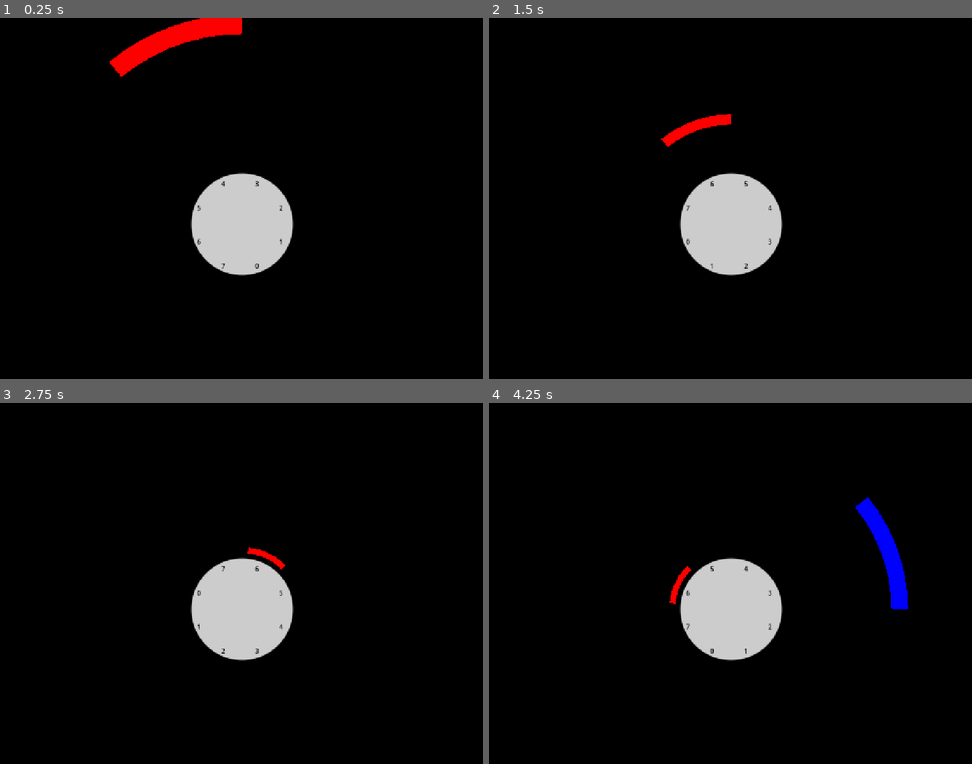
Above: before the commit, frames 1-4 (two rows, left to right).
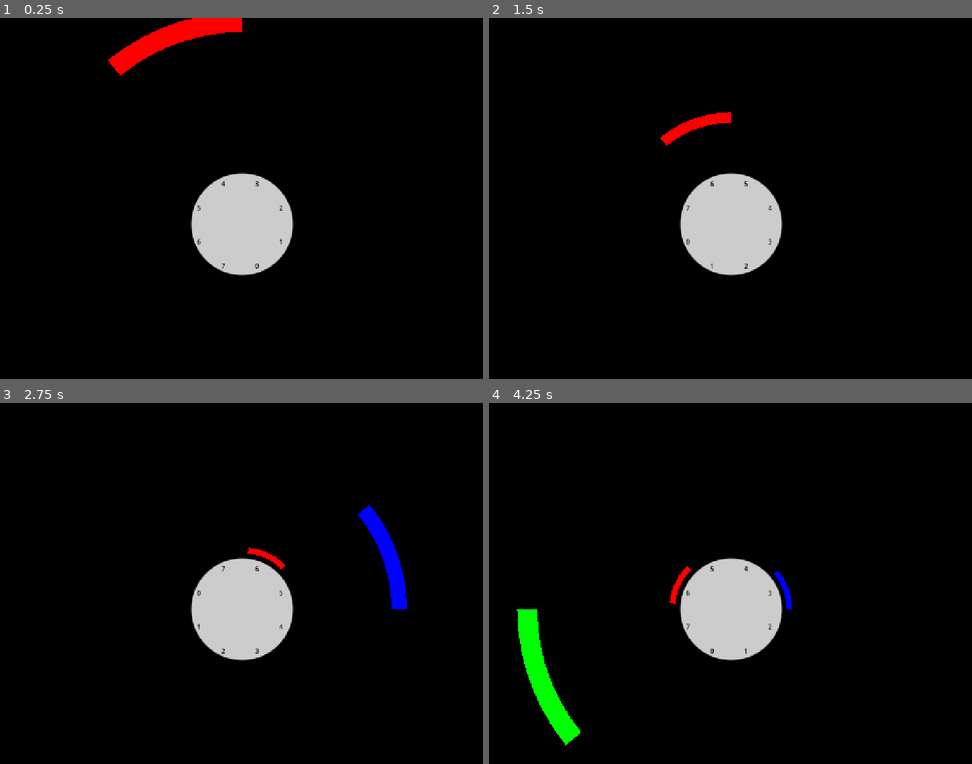
Above: after the commit, the same moments.

Repository: SceneTreeCoder/godot_pixelfrog
Game: Godot game, scene res://scenes/game.tscn
The game is run twice, just before and just after one commit, with the same random seed, the same clock (stepped at 60 frames per second) and the same inputs.
Inputs:
- Up to frame 1 (0.25 s): no input
- Up to frame 2 (1.5 s): hold Right (ui_right) 0.53-1.28 s; hold Down (ui_down) from 1.28 s (still down)
- Up to frame 3 (2.75 s): release Down (ui_down) at 2.03 s; hold Right (ui_right) from 2.03 s (still down)
- Up to frame 4 (4.25 s): release Right (ui_right) at 2.78 s; hold Up (ui_up) 2.78-3.53 s; hold Left (ui_left) from 3.53 s (still down)

The runs differ from the first frame. In frame 1, 0.3% of the frame differs, in the area x 22-51%, y 0-17%; in frame 2, 0.2%; in frame 3, 1.0%; in frame 4, 2.8%, in the area x 5-87%, y 26-95%.

Commit message:
free -> queue

Diff:
--- a/scripts/game.gd
+++ b/scripts/game.gd
@@ -10,37 +10,30 @@
 
 const SPAWN_DELAY:float = 3.5
 
-var landers: Array[Lander] = []
 var stationary_landers_container: Node2D
-var stationary_landers :Array[Lander] = []
+var moving_landers_container: Node2D
+
+var landers: Array[Lander]:
+	get:
+		return moving_landers_container.get_children().filter(func(v): return v is Lander)
+	set(v):
+		pass
+
+
+var stationary_landers :Array[Lander]:
+	get:
+		return stationary_landers_container.get_children().filter(func(v): return v is Lander)
+	set(v):
+		pass
 
 var _stacks_rotation :int = 0
-var _stacks : Dictionary[int, Array] = {}
 var timer:Timer = null
 var move_direction: int
 var running_out_tweens_count = 0
 var was_combo = false
 
 func clear_removed_landers():
-	var removed := true
-
-	while removed:
-		removed = false
-		var start_size :int = landers.size()
-		for i in range(0,start_size):
-			if landers[start_size - i - 1].was_removed:
-				landers.remove_at(start_size - i - 1)
-				removed = true
-				break
-
-	while removed:
-		removed = true
-		var start_size :int = stationary_landers.size()
-		for i in range(0,start_size):
-			if stationary_landers[start_size - i - 1].was_removed:
-				stationary_landers.remove_at(start_size - i - 1)
-				removed = true
-				break
+	pass
 
 func _move_finished():
 	GlobalState.is_tweening_planet = false
@@ -109,6 +102,10 @@
 	timer.start(0.125)
 	stationary_landers_container = Node2D.new()
 	add_child(stationary_landers_container)
+
+	moving_landers_container = Node2D.new()
+	add_child(moving_landers_container)
+
 	_spawn_lander()
 
 var total_move := 0
@@ -137,108 +134,101 @@
 func _on_landers_collide_area(lander:Lander):
 	if GlobalState.is_tweening_planet:
 		return
-	if lander and lander is Lander and lander.was_removed:
-		return
+	if lander.state != Lander.LanderState.FALLING:
+		return
+
+
+	lander.state = lander.LanderState.STATIONARY
+
 	if _add_to_stack(lander) == false:
 		return
-	lander.state = lander.LanderState.STATIONARY
-	stationary_landers.append(lander)
-	landers.erase(lander)
 	lander.call_deferred("reparent", stationary_landers_container)
+	_spawn_lander()
+
 
 func _add_to_stack(lander:Lander):
 
 	var idx:int = (_stacks_rotation + lander._rotation_idx + NPOINTS)%NPOINTS
 
-
-	if !_stacks.has(idx):
-		_stacks[idx] = []
-
-	if !_stacks[idx]:
-		_stacks[idx] = []
-
-	if (_stacks[idx].has(lander)):
-		return false
-
-	if lander is Lander and lander.landed:
-		return false
-
-	_stacks[idx].append(lander)
-
+	lander._stack_idx = idx
 	lander.landed = true
-	print ("landed")
-	var s = "stacks = %d  | lander = %d |  target = %d | length = %d"
-	s = s % [_stacks_rotation, lander._rotation_idx, idx, _stacks[idx].size()]
-	print (s)
-	print ("")
-
-
-	clear_removed_landers()
-
+	lander.state = Lander.LanderState.STATIONARY
+
+	var stack = stationary_landers.filter(func(v:Lander): return v._stack_idx == idx and v.state == Lander.LanderState.STATIONARY)
+	if not lander in stack:
+		stack.append(lander)
 
 	var foundmatch = false
-	if _stacks[idx].size() >= 3:
+	if stack.size() >= 3:
 		var color = lander.polygon.color
-		var i = _stacks[idx].size() - 1
+		var i = stack.size() - 1
 		var c := 0
 		for j in range(0, 3):
-			if i - j > _stacks[idx].size():
+			if i - j > stack.size():
 				break
-			if not _stacks[idx][i-j]:
+			if i - j < 0:
 				break
-			if  not _stacks[idx][i-j] is Lander:
-				break
-			if _stacks[idx][i-j].was_removed:
-				break
-			var colorInStack :Color = _stacks[idx][i - j].polygon.color
+			var colorInStack :Color = stack[i-1].polygon.color
 			if colorInStack.to_html(true) == color.to_html(true):
 				c+=1
-				print(c, colorInStack.to_html(true), color.to_html(true))
 				foundmatch = true
 			else:
 				foundmatch = false
 				break
 		if foundmatch and c>=3:
-			call_deferred("_tween_out_matched",idx)
+			call_deferred("_tween_out_matched",lander._stack_idx, lander.seq_no)
 
 	return true
 
-func _erease_lander(stack_idx:int, _idx:int):
+func _tween_out_matched(idx:int, seq_no:int):
+	var delay_timer = Timer.new()
+	add_child(delay_timer)
+	delay_timer.one_shot = true
+	delay_timer.timeout.connect(func():_tween_out_matched_delayed(idx, delay_timer, seq_no))
+	delay_timer.start(0.1)
+
+func _get_lander_by_seq_no(seq_no:int) -> Lander:
+	var idx:int = stationary_landers.find_custom(func(v:Lander):return v.seq_no == seq_no)
+	if (idx>=0):
+		return stationary_landers[idx]
+	idx = landers.find_custom(func(v:Lander):return v.seq_no == seq_no)
+	if (idx>=0):
+		return landers[idx]
+	return null
+
+
+func _tween_out_matched_delayed(idx:int, timer:Timer, seq_no:int):
+	timer.queue_free()
+
+	var originlander = _get_lander_by_seq_no(seq_no)
+
+	var stack = stationary_landers.filter(func(v:Lander): return v._stack_idx == idx and v.state == Lander.LanderState.STATIONARY)
+	if not originlander in stack:
+		stack.append(originlander)
+	var comparator = func (a:Lander,b:Lander):
+		return a.seq_no < b.seq_no
+
+	stack.sort_custom(comparator)
+
+	if stack.size()<3:
+		return
+	var sidx = stack.size()-1
 	for i in range(3):
-		var lander :Lander = _stacks[stack_idx].pop_back()
-		stationary_landers.erase(lander)
-		landers.erase(lander)
-		lander.was_removed = true
-		lander.call_deferred("queue_free")
-		running_out_tweens_count -= 1
-
-
-func _tween_out_matched(idx:int):
-	var current_stack = _stacks[idx]
-	if current_stack.size()<3:
-		return
-	for i in range(3):
-		var sidx = _stacks[idx].size() - i - 1;
-
-		var tween = _stacks[idx][sidx].create_tween()
-		tween.tween_property(_stacks[idx][sidx],"scale",Vector2.ZERO,0.3 + sidx * 0.1)
-		running_out_tweens_count +=1
-		if i ==0:
-			tween.finished.connect(func(): call_deferred("_erease_lander",idx,sidx))
-
+		var lander:Lander = stack[sidx]
+		var tween:Tween = lander.create_tween()
+		tween.tween_property(lander,"scale",Vector2.ZERO,0.3 + (sidx) * 0.1)
 		tween.play()
+		tween.finished.connect(func():lander.queue_free())
+		sidx -= 1
 
 func _on_lander_hit_planet(lander:Lander):
-
+	lander.call_deferred("reparent",stationary_landers_container)
 	if _add_to_stack(lander) == false:
 		return
-	stationary_landers.append(lander)
-	landers.erase(lander)
-	lander.reparent(stationary_landers_container)
+	_spawn_lander()
 
 func _spawn_lander() -> void:
 	seconds_from_last_spawn = 0
 	var lander = Lander.new(_on_landers_collide_area)
 	lander.hit_planet.connect(_on_lander_hit_planet)
-	landers.append(lander)
-	add_child(lander)
+	moving_landers_container.call_deferred("add_child", lander)
--- a/scripts/lander.gd
+++ b/scripts/lander.gd
@@ -17,6 +17,8 @@
 var _points:PackedVector2Array = []
 var is_bouncing_back = false
 var _rotation_idx:int
+var _stack_idx: int = -1
+
 var was_removed := false
 
 var landed = false
@@ -26,8 +28,13 @@
 func _enter_tree() -> void:
 	was_removed = false
 
+var seq_no = 0
+
+static var _seq_no = 1;
 
 func _init(cb:Callable):
+	_seq_no += 1
+	seq_no = _seq_no
 	lander = Polygon2D.new()
 	var sizes:Array[float] = [PI*0.25, PI*0.5, PI*0.75]
 	var size = randi_range(0, 0);
@@ -35,7 +42,7 @@
 	var start = randi_range(0, NPOINTS);
 	_rotation_idx = start
 	var a = float(start) * PI * 2.0 / float(NPOINTS)
-
+	_stack_idx = -1
 
 
 	var N = NPOINTS
